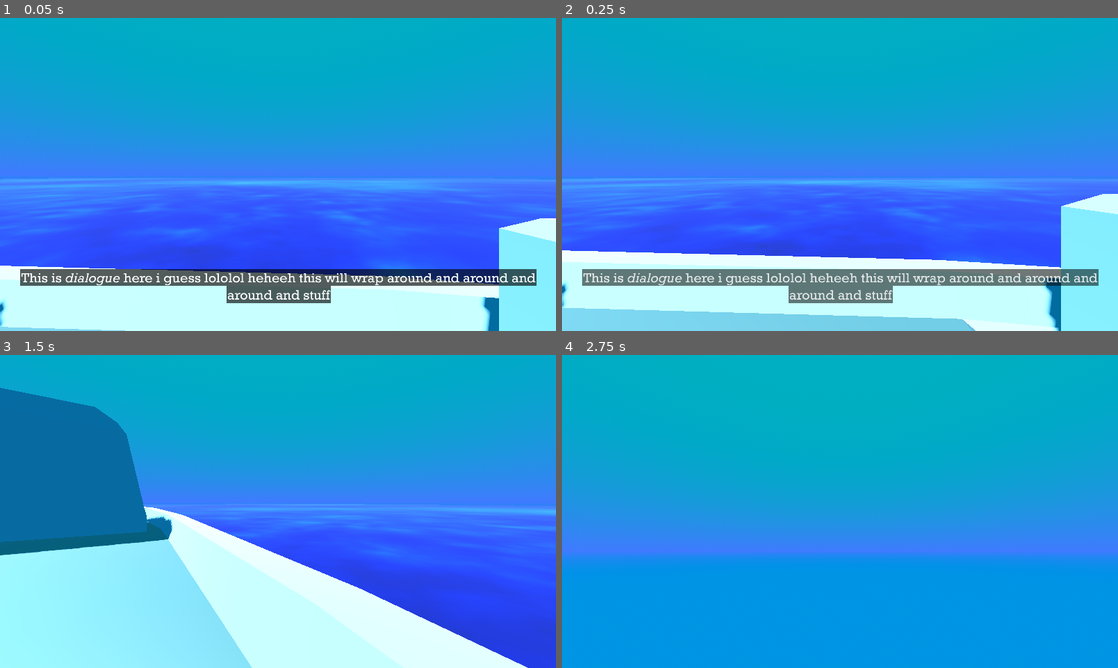
Above: before the commit, frames 1-4 (two rows, left to right).
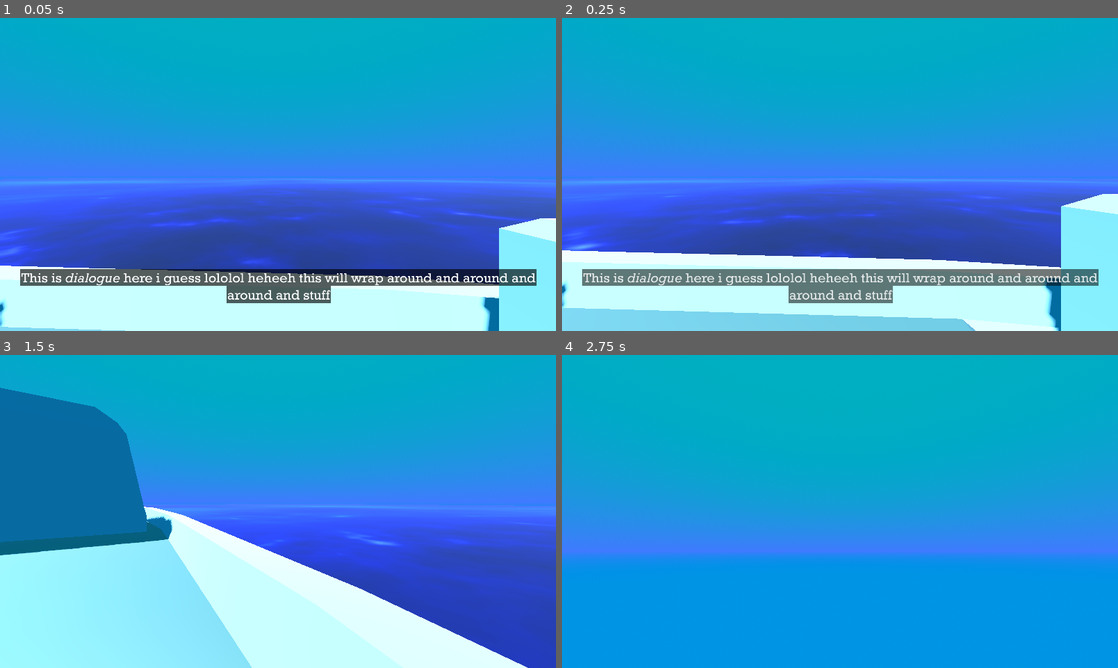
Above: after the commit, the same moments.

Repository: JusPSLiu/FatefulTripOfATinyShip
Game: Godot game, scene res://Scenes/Levels/idek.tscn
Same seed, same stepped clock (60 frames per second), same inputs: the game is played once before the commit and once after it. The project has no main scene, so this scene is started directly. Sound files missing from this copy of the repository are replaced by a short silence.
Inputs (mouse positions are in pixels of both pictures, inside the frame that each line leads up to):
- Up to frame 1 (0.05 s): no input
- Up to frame 2 (0.25 s): no input
- Up to frame 3 (1.5 s): tap Enter (ui_accept) at 0.5, 0.77 s; move the mouse to (305, 511) at 0.52 s; hold Up (ui_up) from 0.53 s (still down); move the mouse to (250, 511) at 1.27 s
- Up to frame 4 (2.75 s): keep holding Up (ui_up); tap Enter (ui_accept) at 1.52 s; move the mouse to (851, 505) at 2.02 s

The runs differ from the first frame. In frame 1, 23% of the frame differs, in the area x 0-100%, y 51-86%; in frame 2, 19%; in frame 3, 14%; in frame 4, nothing differs.

Commit message:
improved water shader

Diff:
--- a/Scenes/Levels/idek.tscn
+++ b/Scenes/Levels/idek.tscn
@@ -44,13 +44,22 @@
 size = Vector3(20, 5, 20)
 
 [sub_resource type="Gradient" id="Gradient_a3rbc"]
-offsets = PackedFloat32Array(0, 0.100346, 0.404844, 1)
+offsets = PackedFloat32Array(0, 0.231834, 0.543253, 1)
 colors = PackedColorArray(0, 0, 0, 1, 0.00125896, 0, 0.491513, 1, 0, 0.392157, 1, 1, 1, 1, 1, 1)
 
 [sub_resource type="GradientTexture1D" id="GradientTexture1D_vjov3"]
 gradient = SubResource("Gradient_a3rbc")
 
+[sub_resource type="Gradient" id="Gradient_kxdji"]
+offsets = PackedFloat32Array(0.134948, 0.629758, 1)
+colors = PackedColorArray(0, 0, 0, 1, 1, 1, 1, 1, 0, 0, 0, 1)
+
+[sub_resource type="GradientTexture1D" id="GradientTexture1D_a6dpi"]
+gradient = SubResource("Gradient_kxdji")
+
 [sub_resource type="FastNoiseLite" id="FastNoiseLite_vhr2a"]
+noise_type = 2
+seed = 5
 
 [sub_resource type="NoiseTexture2D" id="NoiseTexture2D_p8syf"]
 seamless = true
@@ -59,11 +68,14 @@
 [sub_resource type="ShaderMaterial" id="ShaderMaterial_hykma"]
 render_priority = 0
 shader = ExtResource("4_wt8c0")
-shader_parameter/direction_1 = Vector2(-0.05, 0.014)
-shader_parameter/direction_2 = Vector2(-0.06, -0.03)
-shader_parameter/direction_3 = Vector2(-0.04, 0)
+shader_parameter/highlight_intensity = 1.0
+shader_parameter/direction_1 = Vector2(-0.12, 0.07)
+shader_parameter/direction_2 = Vector2(-0.13, -0.06)
+shader_parameter/direction_3 = Vector2(-0.08, 0)
+shader_parameter/direction_4 = Vector2(-0.11, 0.02)
 shader_parameter/watertexture = SubResource("NoiseTexture2D_p8syf")
 shader_parameter/colorramp = SubResource("GradientTexture1D_vjov3")
+shader_parameter/highlight_ramp = SubResource("GradientTexture1D_a6dpi")
 
 [sub_resource type="PlaneMesh" id="PlaneMesh_srypg"]
 material = SubResource("ShaderMaterial_hykma")
--- a/Scripts/Shaders/water.gdshader
+++ b/Scripts/Shaders/water.gdshader
@@ -2,9 +2,12 @@
 
 uniform sampler2D watertexture : repeat_enable;
 uniform sampler2D colorramp : repeat_disable;
-uniform vec2 direction_1 = vec2(-0.05,0.014);
-uniform vec2 direction_2 = vec2(-0.06,-0.03);
-uniform vec2 direction_3 = vec2(-0.04,0.0);
+uniform sampler2D highlight_ramp : repeat_disable;
+uniform float highlight_intensity : hint_range(0,1);
+uniform vec2 direction_1 = vec2(-0.12,0.07);
+uniform vec2 direction_2 = vec2(-0.13,-0.06);
+uniform vec2 direction_3 = vec2(-0.08,0.0);
+uniform vec2 direction_4 = vec2(-0.4,0.16);
 
 void vertex() {
 	// Called for every vertex the material is visible on.
@@ -12,9 +15,12 @@
 
 void fragment() {
 	// Called for every pixel the material is visible on.
-	vec2 thecolor = (texture(watertexture, UV*12.3+TIME*direction_1).rg*texture(watertexture, UV*16.1+TIME*direction_2).rg*texture(watertexture, UV*6.1+TIME*direction_3).rg+exp2(texture(watertexture, UV*0.7+TIME*direction_3*0.5).rg));
-	thecolor = clamp(thecolor*0.5f-0.5f, vec2(0), vec2(1));
-	ALBEDO = texture(colorramp, thecolor).rgb;
+	vec2 thecolor = (texture(watertexture, UV*12.3+TIME*direction_1).rg*texture(watertexture, UV*16.1+TIME*direction_2).rg*texture(watertexture, UV*6.1+TIME*direction_3).rg*texture(watertexture, UV*20.3+TIME*direction_4).rg);
+	vec3 highlights = texture(highlight_ramp, thecolor).rgb;
+
+	thecolor += exp2(texture(watertexture, UV*0.7+TIME*direction_3*0.2).rg);
+	thecolor = clamp(thecolor*0.55f-0.5f, vec2(0), vec2(1));
+	ALBEDO = texture(colorramp, thecolor).rgb+(highlights*highlight_intensity);
 }
 
 //void light() {
Not shown: 1 places in Scenes/Levels/idek.tscn that only renumber resources
